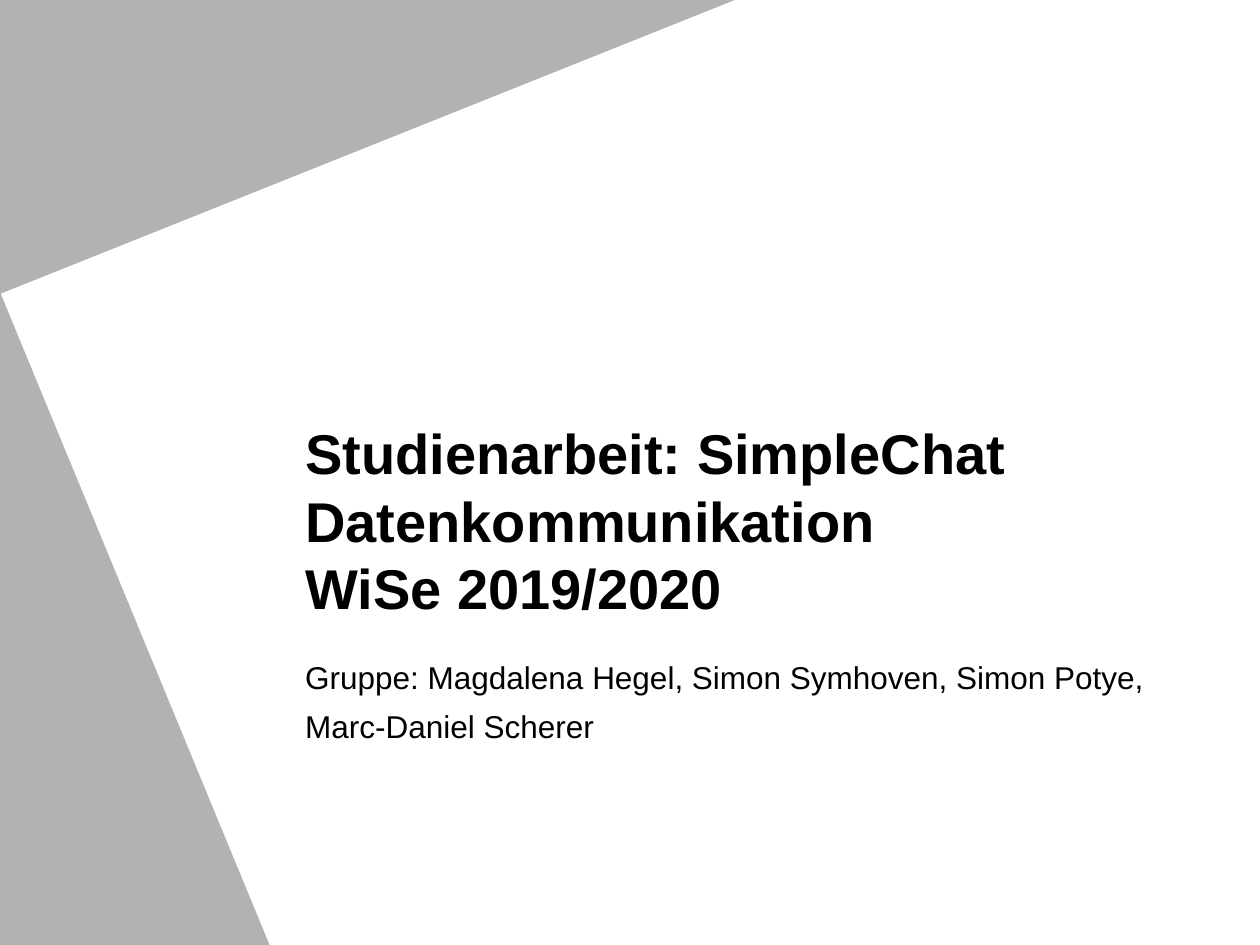
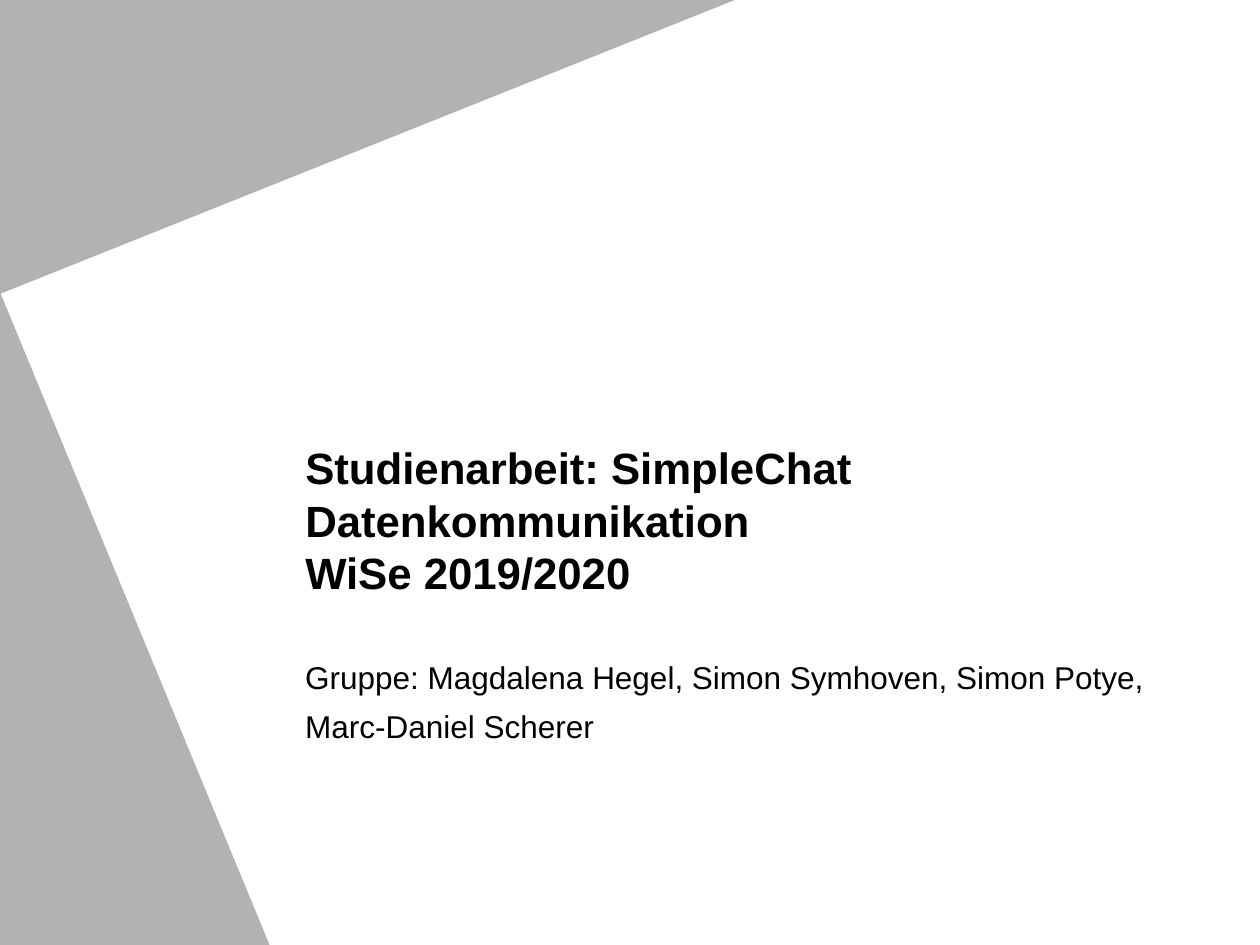
Before and after one commit to simonsymhoven/Datenkommunikation, a slide deck: slide 1 of Aufgabe 1/powerpointpraesentation.ppt. Drawn at 1260x945 pixels with LibreOffice and Linux fonts; fonts in the diff are those of the drawing; background and template pictures are left out. Boxes give left, top, right and bottom in pixels: in the first picture for what was removed or moved away, otherwise in the second. Text is boxed around its words. In the diff, an @@ line names an element or a change of style, - is before the commit and + after.

```diff
--- a/Aufgabe 1/powerpointpraesentation.ppt
+++ b/Aufgabe 1/powerpointpraesentation.ppt
@@ title "Studienarbeit: SimpleChat Datenkommunikation WiSe 2019/2020" at [305, 452, 851, 590]: size 32 to 25 pt @@
```
Also in this commit, not shown: 5 other slides changed, 25 slides added, 2 other files.
